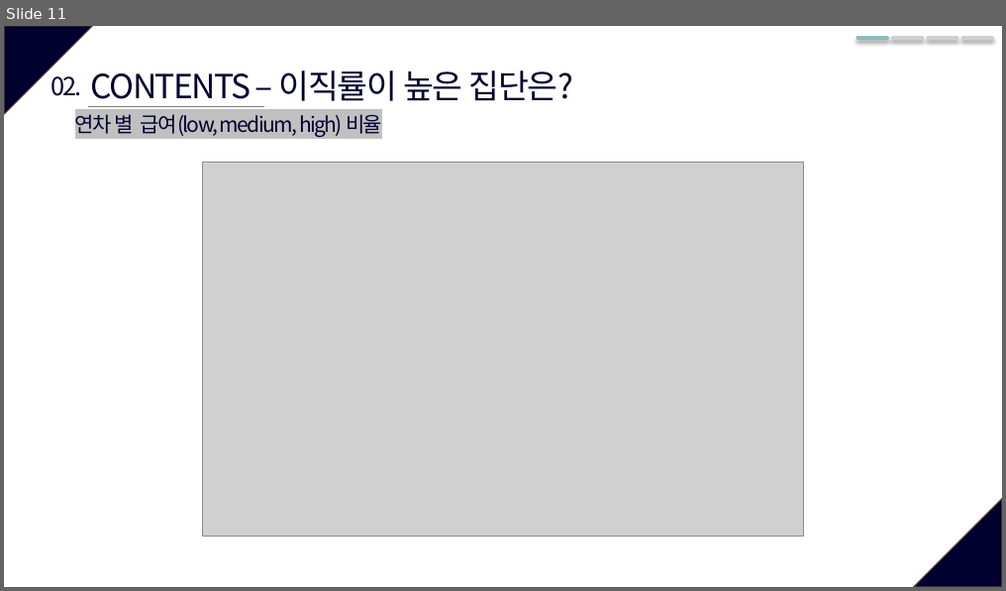
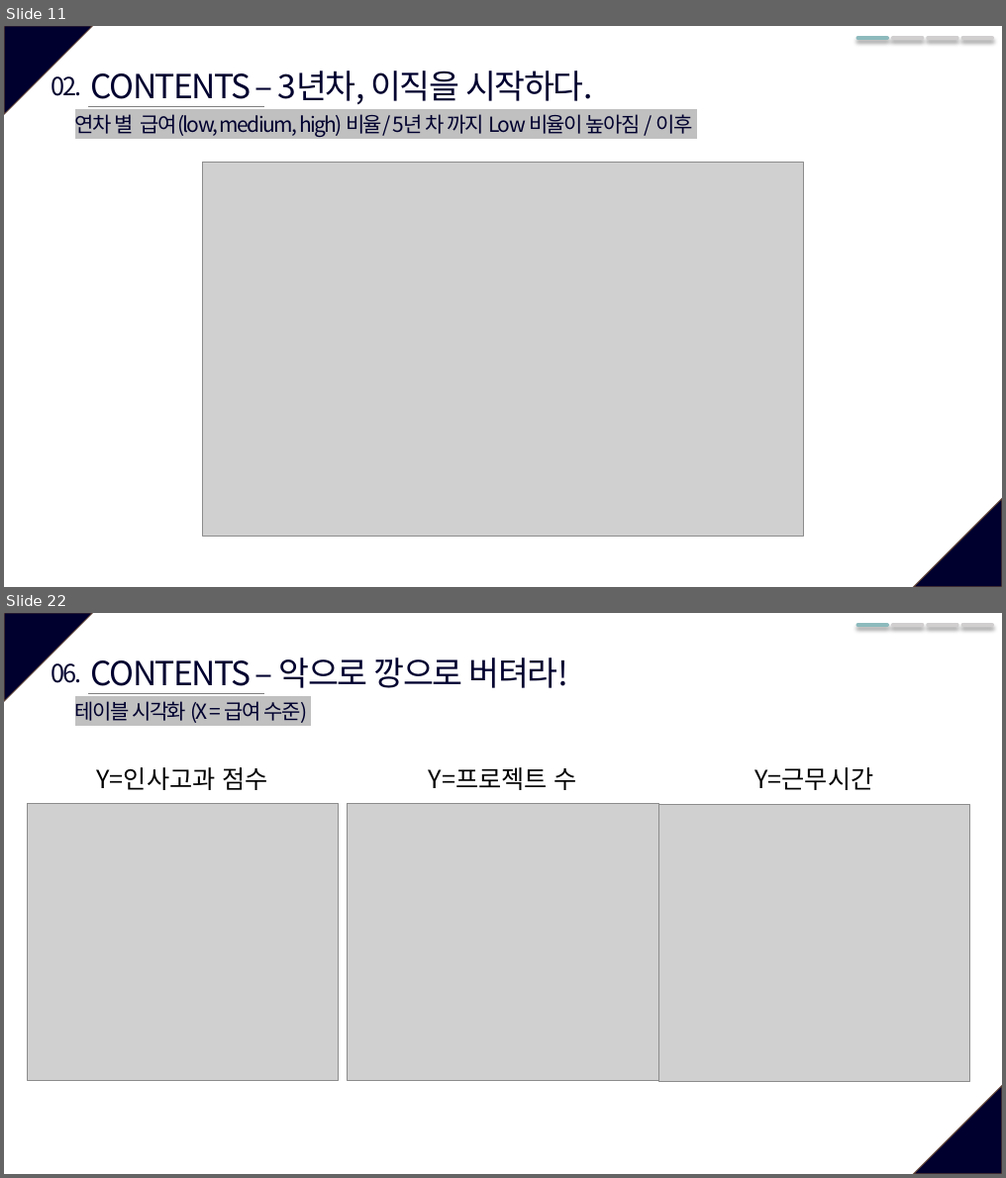
Before and after one commit to JxxHxxx/Ubion-Mini-Project-HR-Analysis, a slide deck: 데이터분석은위대하다.pptx. Shown one above the other, each under a label of ours: slide 11 before the commit, slides 11 and 22 after it; the slides between them are not shown. The pictures are 1006x591 and 1006x1178 pixels, drawn with LibreOffice and Linux fonts; fonts in the diff are those of the drawing; grey boxes stand for pictures. Boxes give left, top, right and bottom in pixels: in the first picture for what was removed or moved away, otherwise in the second. Text is boxed around its words. In the diff, an @@ line names an element or a change of style, - is before the commit and + after.

```diff
--- a/데이터분석은위대하다.pptx
+++ b/데이터분석은위대하다.pptx
@@ slide 22 added at (4,613,1002,1174), background #FFFFFF; not listed: 2 template elements that a slide beside it also shows @@
@@ line added from (858, 625) to (887, 625), #8DBABD 3.5 pt @@
@@ line added from (893, 625) to (923, 625), #D0CECE 3.5 pt @@
@@ line added from (928, 625) to (957, 625), #D0CECE 3.5 pt @@
@@ line added from (963, 625) to (992, 625), #D0CECE 3.5 pt @@
@@ text added at (51,663,82,683), 24 pt, text #00002F @@
+06.
@@ text added at (91,658,569,694), 32 pt, text #00002F @@
+CONTENTS – 악으로 깡으로 버텨라!
@@ text added at (75,701,307,723), 20 pt, text #00002F @@
+테이블 시각화 (X = 급여 수준)
@@ line added from (88, 694) to (264, 694), #808080 0.5 pt @@
@@ text added at (97,767,268,790), 24 pt, text #000000 @@
+Y=인사고과 점수
@@ text added at (429,767,577,790), 24 pt, text #000000 @@
+Y=프로젝트 수
@@ text added at (754,767,873,790), 24 pt, text #000000 @@
+Y=근무시간
@@ picture added at (27,803,338,1080) @@
@@ picture added at (348,803,659,1080) @@
@@ picture added at (659,805,970,1081) @@
@@ slide 11 changed as well @@
@@ text at (91,71,593,107): text changed @@
-CONTENTS – 이직률이 높은 집단은?
+CONTENTS – 3년차, 이직을 시작하다.
@@ text at (75,114,692,138): text changed @@
-연차 별 급여(low, medium, high) 비율
+연차 별 급여(low, medium, high) 비율/ 5년 차 까지 Low 비율이 높아짐 / 이후
```
Also in this commit, not shown: 6 other slides changed, 13 other slides added, 8 slides removed.
